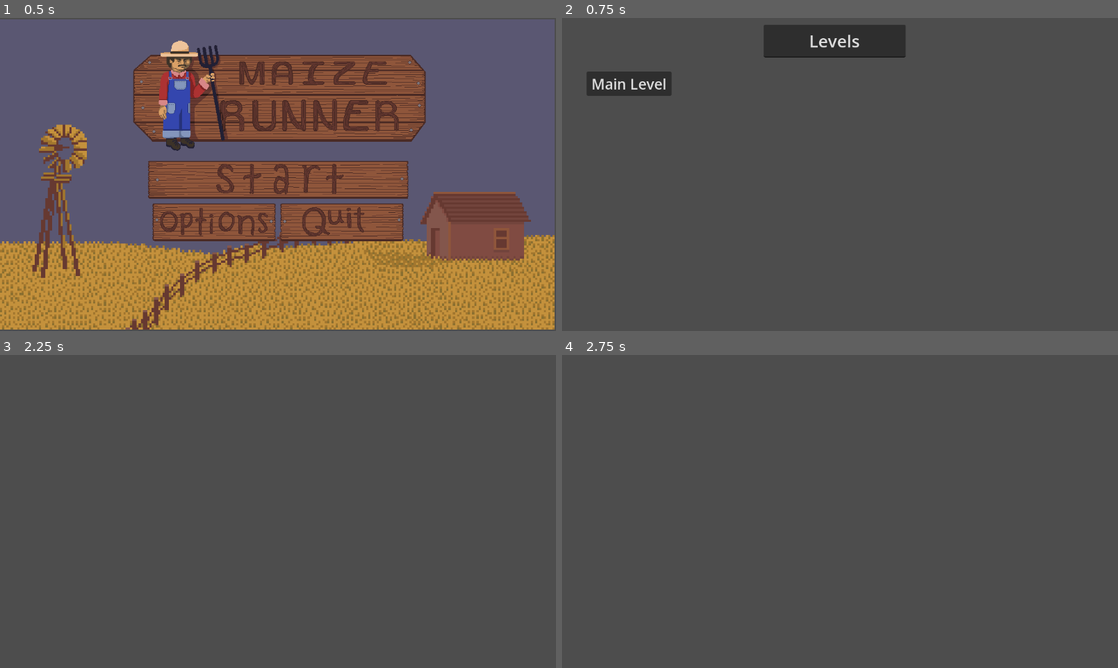
Above: before the commit, frames 1-4 (two rows, left to right).
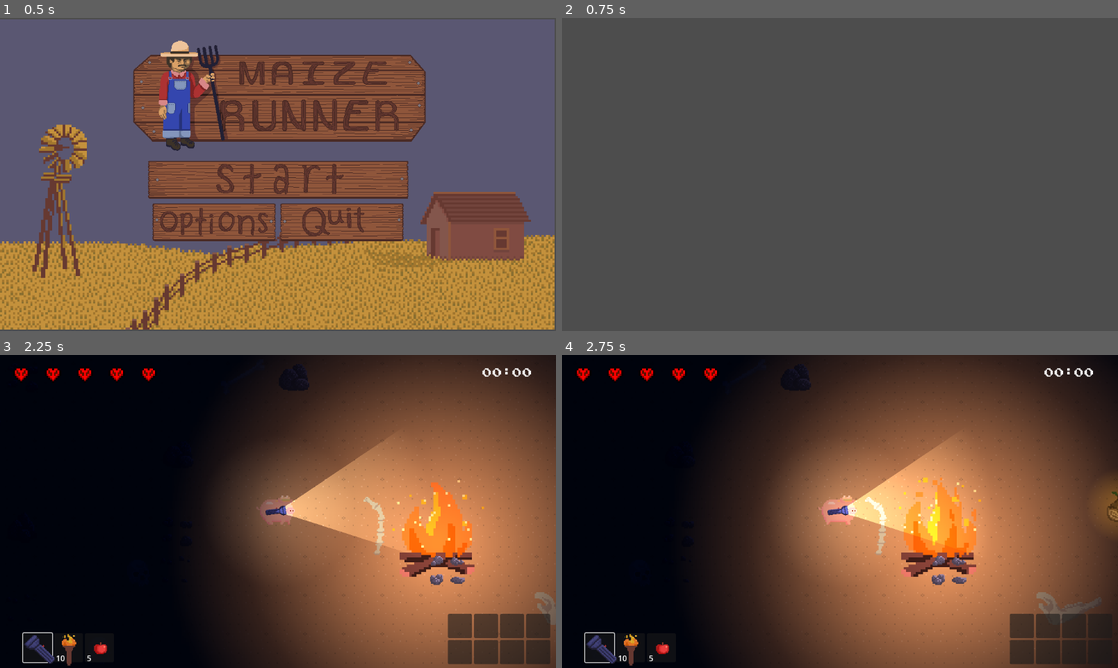
Above: after the commit, the same moments.

Repository: JasonLee4/MaizeRunnerGame
Game: Godot game, scene res://scenes/menus/main_menu.tscn
Two runs of this game, one before a commit and one after it. Both use one fixed random seed, a clock stepped at 60 frames per second and the inputs below. Sound files missing from this copy of the repository are replaced by a short silence.
Inputs (mouse positions are in pixels of both pictures, inside the frame that each line leads up to):
- Up to frame 1 (0.5 s): no input
- Up to frame 2 (0.75 s): click (840, 180) at 0.5 s
- Up to frame 3 (2.25 s): click (66, 420) at 1.25 s, where only the run before the commit has a clickable "Main Level"; tap Enter at 2 s; move the mouse to (400, 495) at 2.02 s; hold D (right) from 2.03 s (still down); hold F (advance_dialogue) from 2.03 s (still down)
- Up to frame 4 (2.75 s): keep holding D (right); keep holding F (advance_dialogue)

Frame 1 is identical in both runs. In frame 2, 3.7% of the frame differs, in the area x 4-62%, y 2-25%; in frame 3, 100%, in the area x 0-100%, y 0-100%; in frame 4, 100%.

Commit message:
Added pause menu

Diff:
--- a/project.godot
+++ b/project.godot
@@ -115,6 +115,11 @@
 "events": [Object(InputEventKey,"resource_local_to_scene":false,"resource_name":"","device":-1,"window_id":0,"alt_pressed":false,"shift_pressed":false,"ctrl_pressed":false,"meta_pressed":false,"pressed":false,"keycode":0,"physical_keycode":51,"key_label":0,"unicode":51,"echo":false,"script":null)
 ]
 }
+pause={
+"deadzone": 0.5,
+"events": [Object(InputEventKey,"resource_local_to_scene":false,"resource_name":"","device":-1,"window_id":0,"alt_pressed":false,"shift_pressed":false,"ctrl_pressed":false,"meta_pressed":false,"pressed":false,"keycode":0,"physical_keycode":4194305,"key_label":0,"unicode":0,"echo":false,"script":null)
+]
+}
 
 [layer_names]
 
--- a/scenes/menus/main_menu.gd
+++ b/scenes/menus/main_menu.gd
@@ -12,7 +12,8 @@
 
 
 func _on_start_button_pressed():
-	get_tree().change_scene_to_file("res://scenes/menus/level_screen.tscn")
+	get_tree().change_scene_to_file("res://scenes/dungeon_gen/dungeon_gen.tscn")
+	Globals.restart_game()
 
 
 func _on_quit_button_pressed():
--- /dev/null
+++ b/scenes/menus/pause_menu.gd
@@ -0,0 +1,27 @@
+extends Control
+
+func _unhandled_input(event):
+	if event.is_action_pressed("pause"):
+		if(not get_tree().paused):
+			pause()
+		else:
+			unpause()
+
+func pause():
+	visible = true
+	get_tree().paused = true
+
+func unpause():
+	visible = false
+	get_tree().paused = false
+
+# Called when the node enters the scene tree for the first time.
+func _ready():
+	visible = false
+
+func _on_continue_button_pressed():
+	unpause()
+
+func _on_return_button_pressed():
+	unpause()
+	get_tree().change_scene_to_file("res://scenes/menus/main_menu.tscn")
--- /dev/null
+++ b/scenes/menus/pause_menu.tscn
@@ -0,0 +1,57 @@
+[gd_scene load_steps=2 format=3 uid="uid://buqcuuo15n8sg"]
+
+[ext_resource type="Script" path="res://scenes/menus/pause_menu.gd" id="1_b7dga"]
+
+[node name="PauseMenu" type="Control"]
+process_mode = 3
+layout_mode = 3
+anchors_preset = 15
+anchor_right = 1.0
+anchor_bottom = 1.0
+grow_horizontal = 2
+grow_vertical = 2
+script = ExtResource("1_b7dga")
+
+[node name="ColorRect" type="ColorRect" parent="."]
+layout_mode = 1
+anchors_preset = 15
+anchor_right = 1.0
+anchor_bottom = 1.0
+grow_horizontal = 2
+grow_vertical = 2
+color = Color(0.129412, 0.129412, 0.141176, 0.556863)
+
+[node name="VBoxContainer" type="VBoxContainer" parent="."]
+layout_mode = 1
+anchors_preset = 8
+anchor_left = 0.5
+anchor_top = 0.5
+anchor_right = 0.5
+anchor_bottom = 0.5
+offset_left = -65.0
+offset_top = -73.0
+offset_right = 65.0
+offset_bottom = 73.0
+grow_horizontal = 2
+grow_vertical = 2
+theme_override_constants/separation = 10
+
+[node name="Paused" type="Label" parent="VBoxContainer"]
+layout_mode = 2
+text = "PAUSED"
+horizontal_alignment = 1
+
+[node name="ContinueButton" type="Button" parent="VBoxContainer"]
+layout_mode = 2
+text = "Continue"
+
+[node name="OptionButton" type="Button" parent="VBoxContainer"]
+layout_mode = 2
+text = "Options"
+
+[node name="ReturnButton" type="Button" parent="VBoxContainer"]
+layout_mode = 2
+text = "Return to Menu"
+
+[connection signal="pressed" from="VBoxContainer/ContinueButton" to="." method="_on_continue_button_pressed"]
+[connection signal="pressed" from="VBoxContainer/ReturnButton" to="." method="_on_return_button_pressed"]
--- a/scenes/ui/ui.tscn
+++ b/scenes/ui/ui.tscn
@@ -7,6 +7,7 @@
 [ext_resource type="PackedScene" uid="uid://cbkisr6j6ais2" path="res://scenes/ui/hot_bar.tscn" id="5_hlh8u"]
 [ext_resource type="FontFile" uid="uid://cb6u7h12t2r43" path="res://assets/ui/joystix monospace.otf" id="6_1tqm1"]
 [ext_resource type="PackedScene" uid="uid://c6jq8xlxnv1r8" path="res://scenes/ui/backpack_menu.tscn" id="7_4nqm3"]
+[ext_resource type="PackedScene" uid="uid://buqcuuo15n8sg" path="res://scenes/menus/pause_menu.tscn" id="8_nvfsd"]
 
 [sub_resource type="TileSetAtlasSource" id="TileSetAtlasSource_exthu"]
 texture = ExtResource("4_etjpm")
@@ -105,3 +106,5 @@
 offset_bottom = -7.0
 grow_horizontal = 0
 grow_vertical = 0
+
+[node name="PauseMenu" parent="." instance=ExtResource("8_nvfsd")]
Not shown: 1 places in scenes/ui/ui.tscn that only renumber resources
